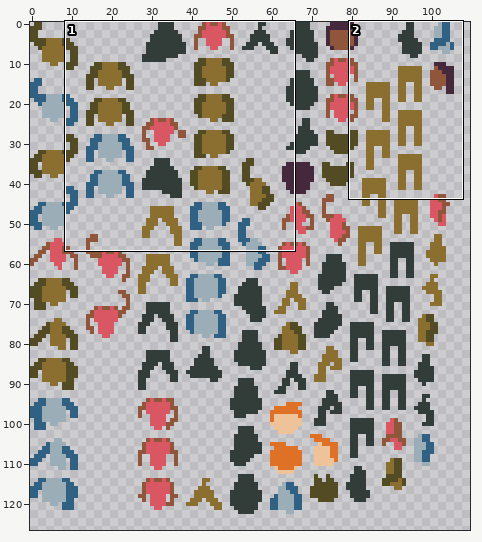
Edited in one commit: sprite sheet (data/image/sprite.png). The first picture is a wide view before the edit; the outline marks the close-up.
Close-up. Earlier state:
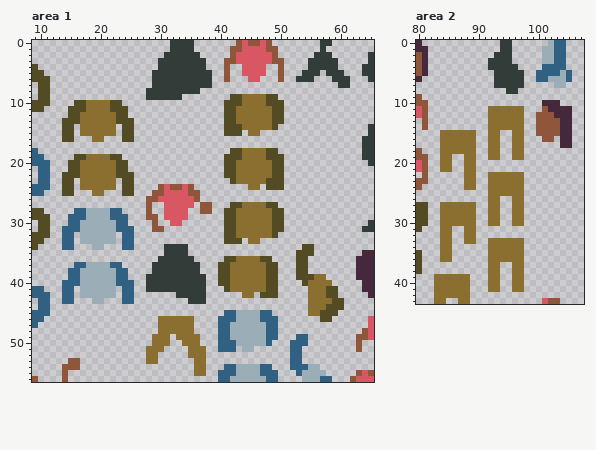
The file is 128x128 pixels. Shown: area 1: x 9..65, y 0..56; area 2: x 80..107, y 0..43. The old version is drawn lined up with the new one. The wide view leaves out empty margins. The commit also changed other parts of the picture, which this record leaves out.
New version:
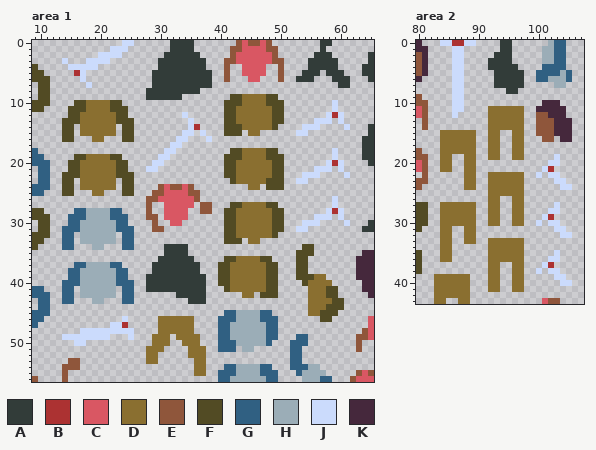
Palette (. is transparent): A #323c39  B #ac3232  C #d95763  D #8a6f30  E #8f563b  F #524b24  G #306082  H #9badb7  J #cbdbfc  K #45283c
What changed:
drawings rearranged on the sheet (the old picture shows each at its new place)
Area 1:
The edit adds colour B in row 5 at x 16; in row 12 at x 59; in row 14 at x 36; in row 20 at x 59; in row 28 at x 59; in row 47 at x 24.
The edit adds colour J in row 0 at x 24 to 25; in row 1 at x 22 to 24; in row 2 at x 20 to 23; in row 3 at x 14 and 18 to 21; in row 4 at x 15 to 19; in rows 5 to 6 at x 17.
The edit adds colour J in row 7 at x 18; in rows 10 to 11 at x 59; in row 12 at x 34, 58 and 60; in row 13 at x 35, 56 to 58 and 60; in row 14 at x 35, 54 to 56 and 61; in row 15 at x 34 to 35, 37 and 53 to 54.
The edit adds colour J in row 16 at x 33 to 34 and 38; in row 17 at x 32 to 33; in row 18 at x 31 to 32 and 59; in row 19 at x 30 to 31 and 59; in row 20 at x 29 to 30, 58 and 60; in row 21 at x 28 to 29, 56 to 58 and 60.
The edit adds colour J in row 22 at x 54 to 56 and 61; in row 23 at x 53 to 54; in rows 26 to 27 at x 59; in row 28 at x 58 and 60; in row 29 at x 56 to 58 and 60; in row 30 at x 54 to 56 and 61.
The edit adds colour J in row 31 at x 53 to 54; in row 46 at x 24; in row 47 at x 22 to 23; in row 48 at x 17 to 25; in row 49 at x 14 to 21 and 25; in row 50 at x 16 to 17.
Area 2:
The edit adds colour B in row 0 at x 86 to 87; in row 21 at x 102; in row 29 at x 102; in row 37 at x 102.
The edit adds colour J in row 0 at x 84 to 85 and 88 to 89; in rows 1 to 11 at x 86 to 87; in row 12 at x 86; in row 19 at x 103; in row 20 at x 102 to 103; in row 21 at x 101.
The edit adds colour J in row 22 at x 100 and 102 to 103; in row 23 at x 103 to 104; in row 24 at x 104 to 105; in row 27 at x 103; in row 28 at x 102 to 103; in row 29 at x 101.
The edit adds colour J in row 30 at x 100 and 102 to 103; in row 31 at x 103 to 104; in row 32 at x 104 to 105; in row 35 at x 103; in row 36 at x 102 to 103; in row 37 at x 101.
The edit adds colour J in row 38 at x 100 and 102 to 103; in row 39 at x 103 to 104; in row 40 at x 104 to 105.
The edit adds colour K in row 11 at x 100.
Colour E gives way to colour K in row 11 at x 101; in row 12 at x 102; in rows 13 to 15 at x 103.
The edit erases colour K in rows 11 to 12 at x 105; in row 17 at x 104 to 105.
